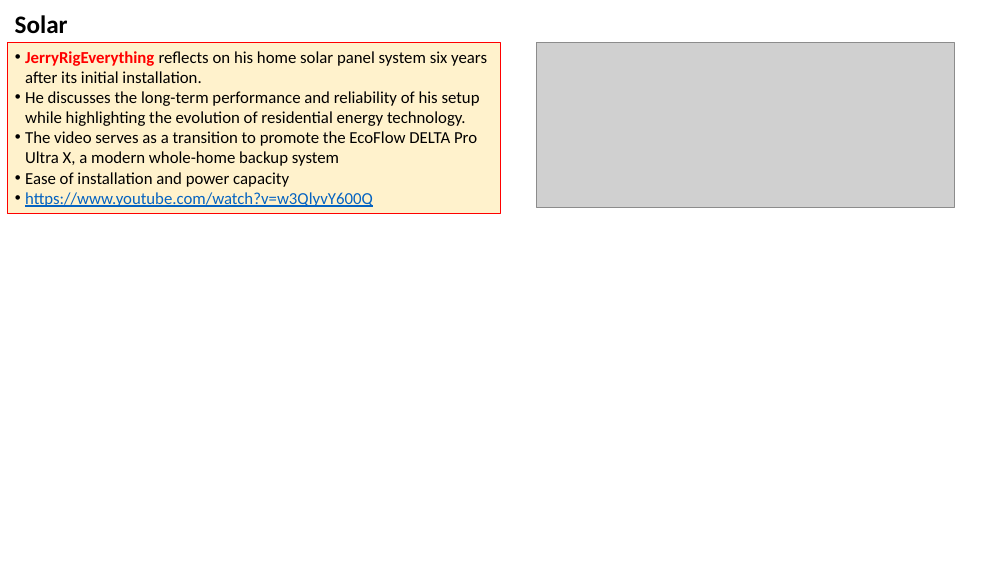
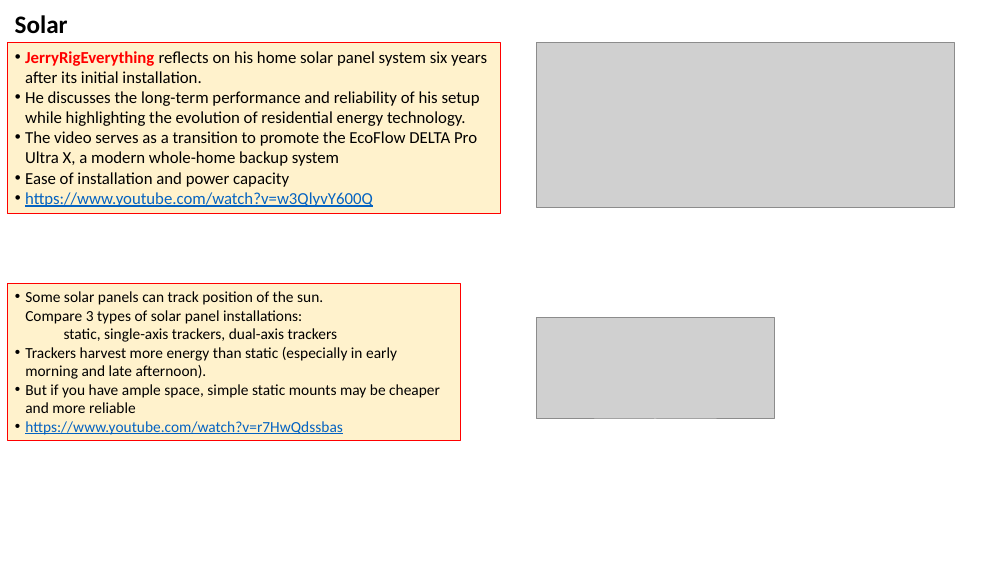
Before and after one commit to lselector/misc_farm, a slide deck: slide 8 of solar.pptx. Drawn at 1008x567 pixels with LibreOffice and Linux fonts; fonts in the diff are those of the drawing; grey boxes stand for pictures. Boxes give left, top, right and bottom in pixels: in the first picture for what was removed or moved away, otherwise in the second. Text is boxed around its words. In the diff, an @@ line names an element or a change of style, - is before the commit and + after.

```diff
--- a/solar.pptx
+++ b/solar.pptx
@@ rectangle added at [7,283,461,440], fill #FFF2CC, outline #FF0000 0.56 pt, 11 pt, text #000000 @@
+• Some solar panels can track position of the sun.
+  Compare 3 types of solar panel installations:
+  static, single-axis trackers, dual-axis trackers
+• Trackers harvest more energy than static (especially in early morning and late afternoon).
+• But if you have ample space, simple static mounts may be cheaper and more reliable
+• https://www.youtube.com/watch?v=r7HwQdssbas
@@ picture added at [536,318,774,419] @@
```
Also in this commit, not shown: 2 other slides changed, 1 slide added, 4 slides removed.
